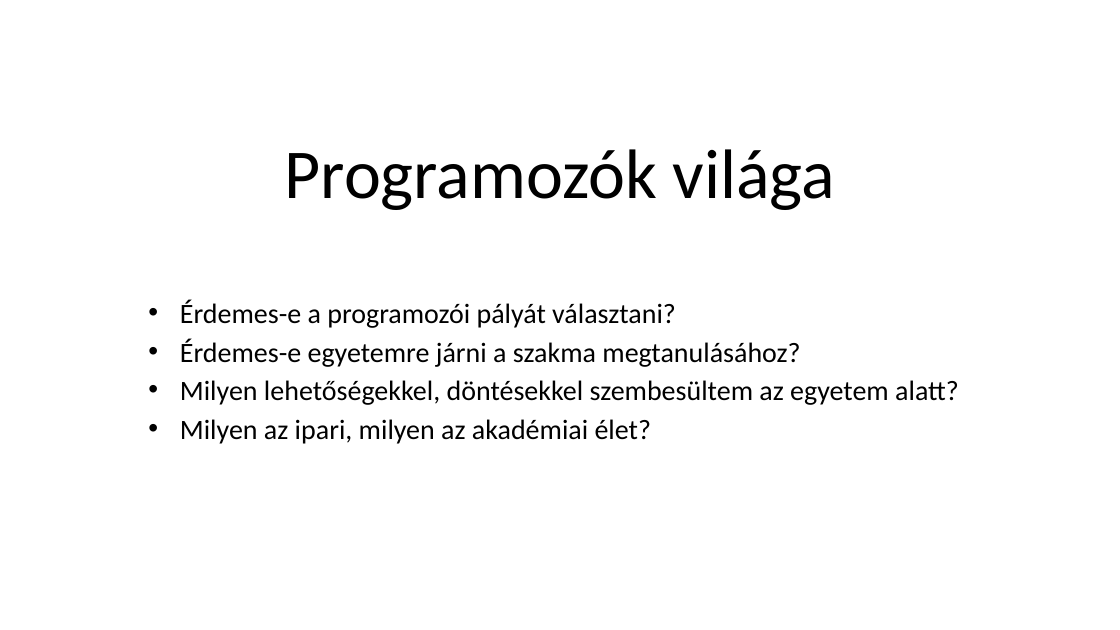
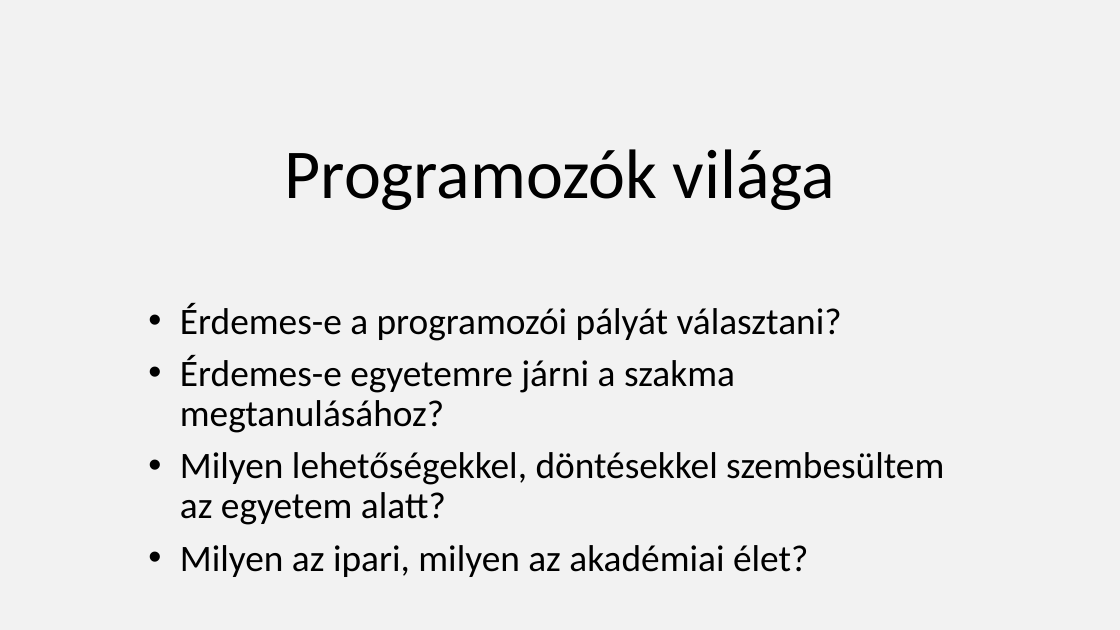
Before and after one commit to nagyandras95/Egyetem, a slide deck: slide 1 of efop/03/Programozók világa.pptx. Drawn at 1120x630 pixels with LibreOffice and Linux fonts; fonts in the diff are those of the drawing. Boxes give left, top, right and bottom in pixels: in the first picture for what was removed or moved away, otherwise in the second. Text is boxed around its words. In the diff, an @@ line names an element or a change of style, - is before the commit and + after.

```diff
--- a/efop/03/Programozók világa.pptx
+++ b/efop/03/Programozók világa.pptx
@@ background #FFFFFF to #E7E6E6 at 50% opacity @@
@@ subtitle "Érdemes-e a programozói pályát választani?" at [180, 303, 944, 577]: size 24 to 32 pt; line spacing 0.8 to 0.9 @@
```
Also in this commit, not shown: 8 other slides changed, 1 slide added.
